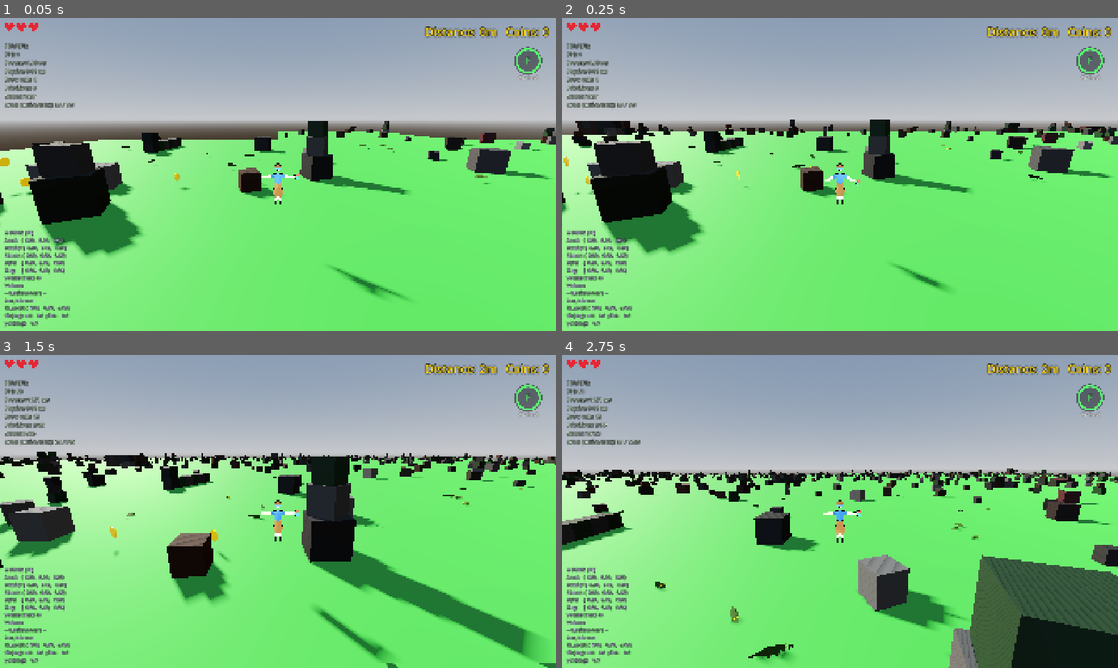
Above: before the commit, frames 1-4 (two rows, left to right).
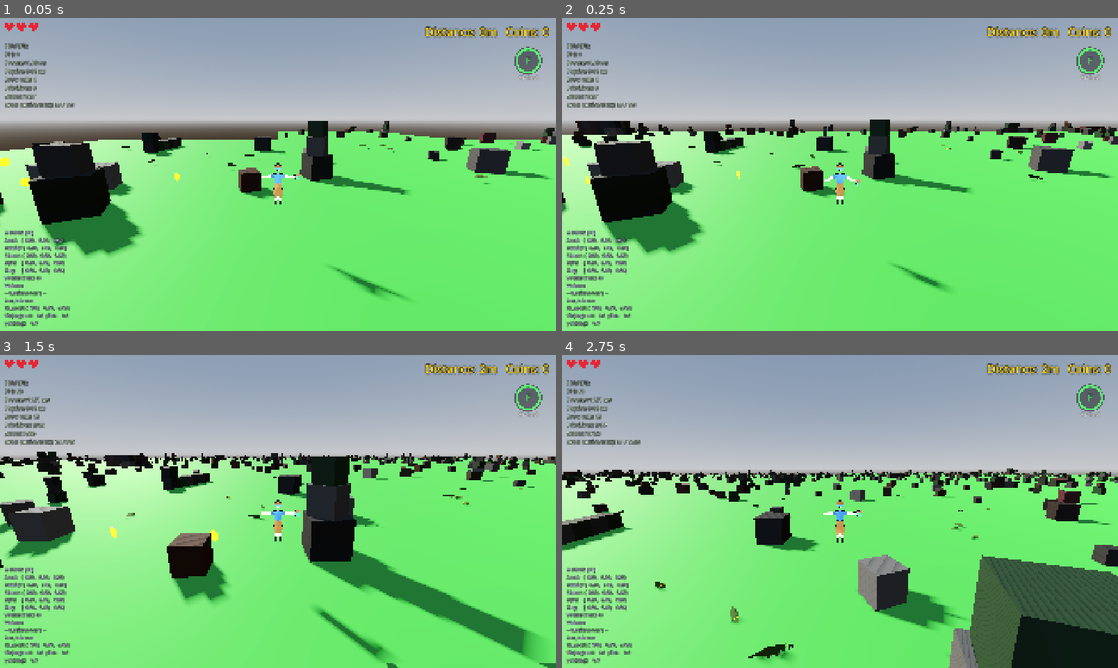
Above: after the commit, the same moments.

Repository: korjavin/godot-test1
Game: Godot game, scene res://scenes/main.tscn
Two runs of this game, one before a commit and one after it. Both use one fixed random seed, a clock stepped at 60 frames per second and the inputs below.
Inputs (mouse positions are in pixels of both pictures, inside the frame that each line leads up to):
- Up to frame 1 (0.05 s): no input
- Up to frame 2 (0.25 s): no input
- Up to frame 3 (1.5 s): tap Enter (ui_accept) at 0.5 s; move the mouse to (305, 511) at 0.52 s; hold Shift (run) 0.53-1.28 s; hold W (move_forward) from 0.53 s (still down); tap Space (jump) at 0.77, 1.07 s; move the mouse to (250, 511) at 1.27 s; tap Ctrl (duck) at 1.35 s
- Up to frame 4 (2.75 s): keep holding W (move_forward); tap Space (jump) at 1.52, 1.82 s; tap Shift (run) at 1.55 s; move the mouse to (851, 505) at 2.02 s; hold Shift (run) from 2.03 s (still down)

The runs differ from the first frame. In frame 1, 0.1% of the frame differs, in the area x 0-48%, y 44-57%; in frame 2, less than 0.1%; in frame 3, 0.1%; in frame 4, nothing differs.

Commit message:
feat: coin perf + presentation — LOD-gated coin animation, no coin shadows, bloom-ready emission, 15° rest tilt

Diff:
--- a/scenes/collectibles/coin.tscn
+++ b/scenes/collectibles/coin.tscn
@@ -15,7 +15,7 @@
 roughness = 0.35
 emission_enabled = true
 emission = Color(1, 0.8, 0.1, 1)
-emission_energy_multiplier = 0.6
+emission_energy_multiplier = 1.6
 
 [sub_resource type="SphereShape3D" id="SphereShape3D_1"]
 radius = 0.6
@@ -27,6 +27,7 @@
 
 [node name="Mesh" type="MeshInstance3D" parent="."]
 transform = Transform3D(0, -1, 0, 1, 0, 0, 0, 0, 1, 0, 0, 0)
+cast_shadow = 0
 mesh = SubResource("CylinderMesh_1")
 surface_material_override/0 = SubResource("mat_gold")
 
--- a/scripts/coin.gd
+++ b/scripts/coin.gd
@@ -17,6 +17,11 @@
 
 ## How fast the coin spins around the vertical axis (radians/sec)
 const SPIN_SPEED: float = 3.0
+
+## Permanent rest lean off vertical (~15°) so the spin alternately shows the
+## coin's face AND its edge instead of a dead-upright disc. Applied as a fixed
+## basis composed with the spin each frame (see _process).
+const TILT_BASIS: Basis = Basis(Vector3.RIGHT, deg_to_rad(15.0))
 
 ## Gem variant: worth this many coins, drawn this much bigger, and tinted purple.
 ## Gems are rolled by the terrain's road scatter (see _road_coins_at) — a coin
@@ -46,6 +51,14 @@
 var bob_phase: float = 0.0
 var base_y: float = 0.0
 
+## Accumulated spin angle (radians) and the mesh's scene-authored rest basis.
+## We rebuild the mesh basis from scratch each frame — spin-around-world-up
+## composed with the fixed tilt on top of the authored pose — because a plain
+## `rotate_y` cannot express "spin upright while permanently leaning 15°" once
+## the mesh is tilted (it would spin around the *tilted* local axis instead).
+var spin_angle: float = 0.0
+var mesh_base_basis: Basis
+
 # ============================================================================
 # LIFECYCLE
 # ============================================================================
@@ -56,6 +69,9 @@
 	# Remember where we were placed so the bob oscillates around it.
 	base_y = position.y
 
+	# Cache the scene-authored mesh pose; the spin/tilt compose on top of it.
+	mesh_base_basis = mesh.basis
+
 	# Offset the bob per-coin so a field of coins doesn't pulse in lockstep.
 	bob_phase = randf() * TAU
 
@@ -64,9 +80,11 @@
 
 
 func _process(delta: float) -> void:
-	# Spin the coin face.
+	# Spin the coin face: rotate around WORLD up, with the permanent 15° lean
+	# and the authored pose composed in (leftmost transform applies last).
+	spin_angle += SPIN_SPEED * delta
 	if mesh:
-		mesh.rotate_y(SPIN_SPEED * delta)
+		mesh.basis = Basis(Vector3.UP, spin_angle) * TILT_BASIS * mesh_base_basis
 
 	# Bob up and down a little around the spawn height.
 	bob_phase += delta * BOB_SPEED
--- a/scripts/crocodile_lod_manager.gd
+++ b/scripts/crocodile_lod_manager.gd
@@ -1,5 +1,12 @@
 extends Node
-## Central Crocodile LOD (Level-of-Detail) Manager.
+## Central simulation/animation LOD (Level-of-Detail) Manager.
+##
+## Historically this managed only crocodiles (the node keeps its
+## CrocodileLODManager name for history), but it is now the small central home
+## for BOTH cheap distance-based LOD gates: crocodile *simulation* sleep (below)
+## and coin *animation* freezing (`_scan_coins` — distant coins stop paying for
+## their per-frame spin/bob `_process`; collection is Area3D-signal driven, so a
+## frozen coin still collects normally).
 ##
 ## This is Task 3 of the web-performance-optimization plan. The world spawns a
 ## LOT of crocodiles (roughly one thousand active across the loaded chunks), and
@@ -85,6 +92,29 @@
 const SLEEP_DISTANCE_SQ: float = (SIM_RADIUS + HYSTERESIS_MARGIN) * (SIM_RADIUS + HYSTERESIS_MARGIN)
 
 # ============================================================================
+# COIN ANIMATION GATING
+# ============================================================================
+# Coins run a per-frame `_process` (spin + bob) purely for looks. At 30 m+ that
+# motion is invisible, so we `set_process(false)` on far coins and re-enable it
+# as the player approaches — the same throttled-scan + hysteresis + only-on-
+# state-change discipline as the crocodile pass above. Nothing about collection
+# changes: pickup is driven by the Area3D `body_entered` signal, which fires
+# regardless of `_process`, and collision layers/masks are untouched.
+
+## Radius (metres) within which a coin animates. Far smaller than SIM_RADIUS —
+## a coin has no behaviour to preserve, only a visual flourish nobody can see
+## from 30 m away.
+const COIN_ANIM_RADIUS: float = 30.0
+
+## Same anti-flicker dead-band idea as HYSTERESIS_MARGIN: animate within 30 m,
+## freeze only beyond 35 m.
+const COIN_HYSTERESIS: float = 5.0
+
+## Squared thresholds (avoid sqrt per coin per scan, as with the croc pass).
+const COIN_WAKE_DISTANCE_SQ: float = COIN_ANIM_RADIUS * COIN_ANIM_RADIUS
+const COIN_FREEZE_DISTANCE_SQ: float = (COIN_ANIM_RADIUS + COIN_HYSTERESIS) * (COIN_ANIM_RADIUS + COIN_HYSTERESIS)
+
+# ============================================================================
 # STATE
 # ============================================================================
 
@@ -120,6 +150,7 @@
 	_time_until_scan = SCAN_INTERVAL
 
 	_scan_crocodiles()
+	_scan_coins()
 
 
 # ============================================================================
@@ -189,3 +220,33 @@
 		# also idempotent, but skipping the call entirely keeps this loop cheap.
 		if should_be_active != currently_active:
 			croc.set_lod_active(should_be_active)
+
+
+func _scan_coins() -> void:
+	## One coin-animation pass: freeze the spin/bob `_process` of coins the
+	## player can't see moving, thaw the ones nearby. We read each coin's
+	## current state straight off `is_processing()` — the engine already tracks
+	## it, so no bookkeeping Dictionary is needed — and call `set_process` only
+	## on a real transition, mirroring the crocodile pass.
+	if not is_instance_valid(_player):
+		# _scan_crocodiles() already tried to (re)acquire the player this tick;
+		# if it's still missing we simply skip coins too.
+		return
+
+	var player_pos: Vector3 = _player.global_position
+
+	for coin in get_tree().get_nodes_in_group("coin"):
+		if not is_instance_valid(coin) or not (coin is Node3D):
+			continue
+
+		var dist_sq: float = coin.global_position.distance_squared_to(player_pos)
+		var animating: bool = coin.is_processing()
+
+		if animating:
+			# Animating → freeze only once clearly outside the buffer (hysteresis).
+			if dist_sq > COIN_FREEZE_DISTANCE_SQ:
+				coin.set_process(false)
+		else:
+			# Frozen → resume as soon as we're back inside COIN_ANIM_RADIUS.
+			if dist_sq <= COIN_WAKE_DISTANCE_SQ:
+				coin.set_process(true)
Not shown, changed: docs/plans/20260814-rendering-perf-look.md
